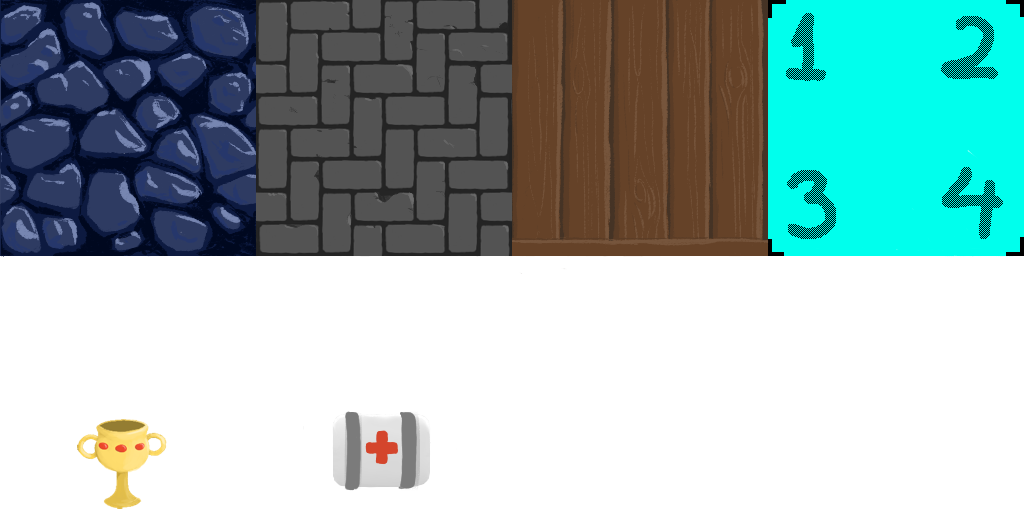
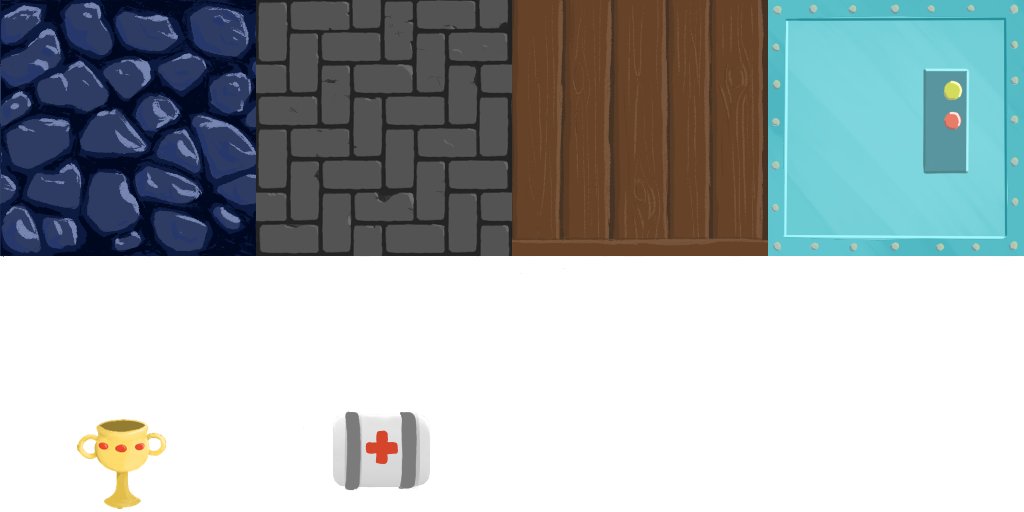
The second 1024 × 512 image is a revision of the first. Changes to its layers:
painted on "wood" over [768, 0, 896, 256]
painted on "door" over [768, 0, 1024, 256]
painted on "collectible1" over [768, 0, 960, 256]
